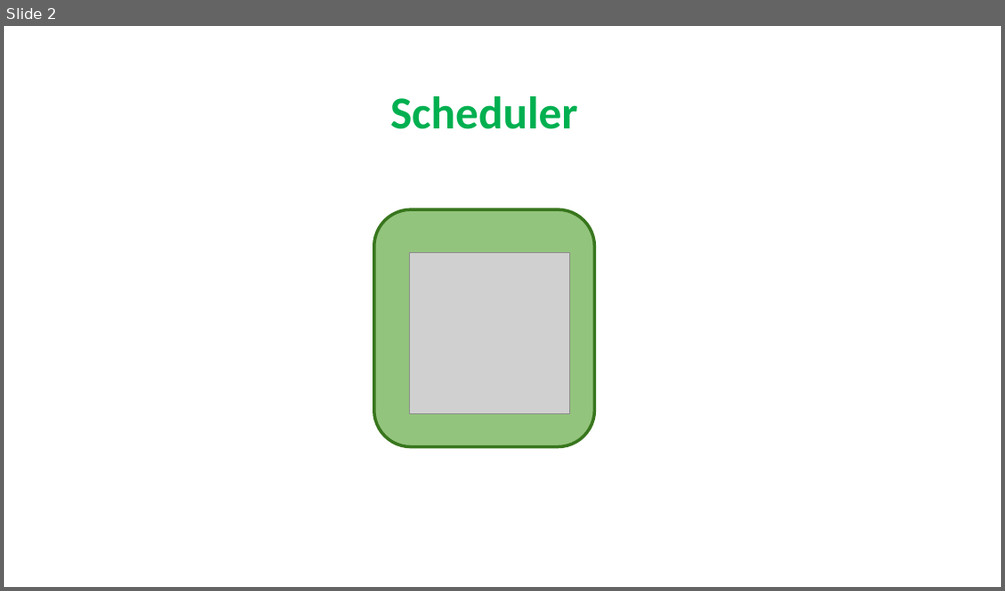
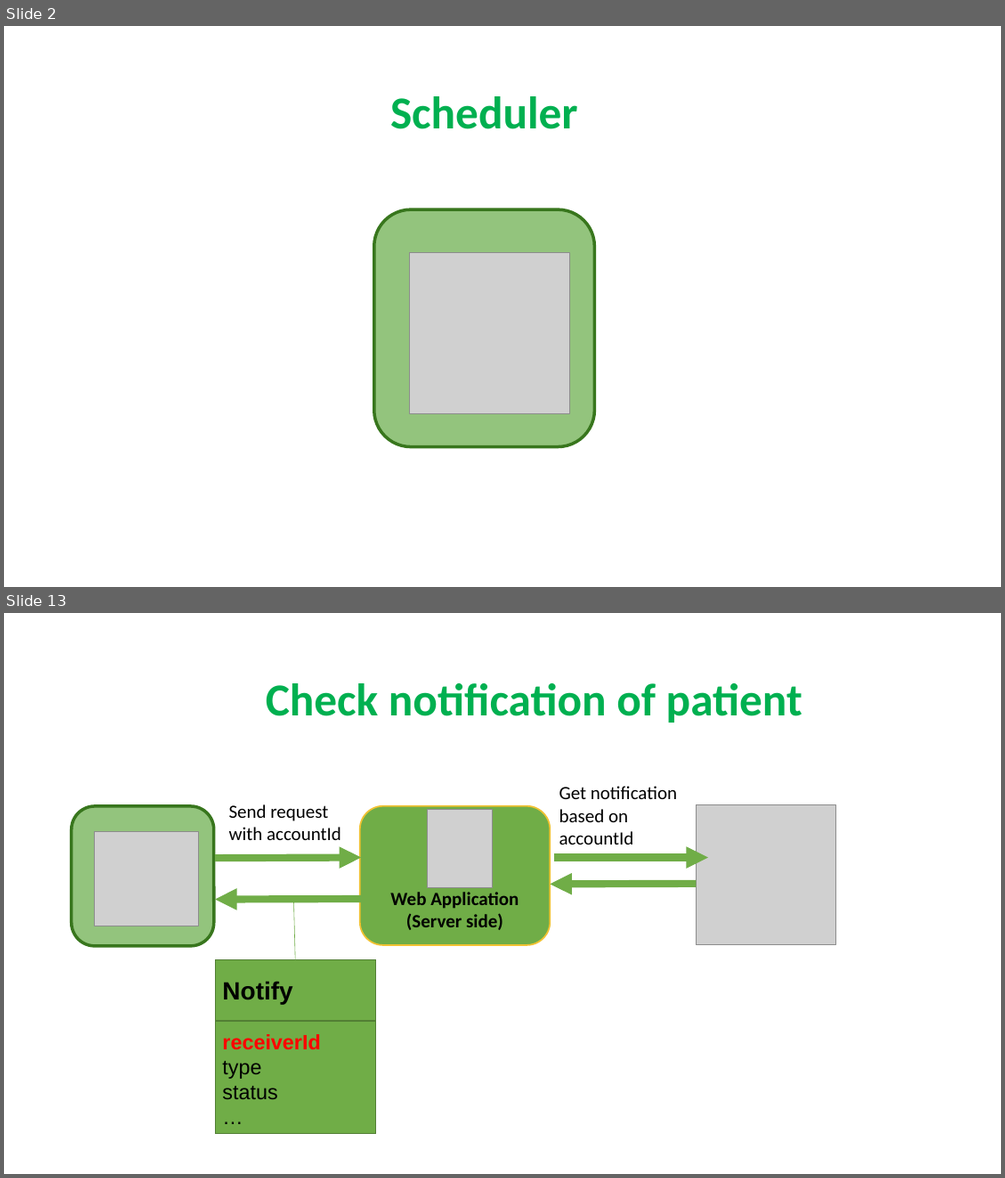
Before and after one commit to quantdse60878/HSTS, a slide deck: docs/Temperature Presentation/Khuong/khuong.pptx. Shown one above the other, each under a label of ours: slide 2 before the commit, slides 2 and 13 after it; the slides between them are not shown. The pictures are 1005x591 and 1005x1178 pixels, drawn with LibreOffice and Linux fonts; fonts in the diff are those of the drawing; grey boxes stand for pictures. Boxes give left, top, right and bottom in pixels: in the first picture for what was removed or moved away, otherwise in the second. Text is boxed around its words. In the diff, an @@ line names an element or a change of style, - is before the commit and + after.

```diff
--- a/docs/Temperature Presentation/Khuong/khuong.pptx
+++ b/docs/Temperature Presentation/Khuong/khuong.pptx
@@ slide 13 added at [4,613,1001,1174], background #FFFFFF @@
@@ text added at [266,683,802,722], 44 pt, text #00B050, bold @@
+Check notification of patient
@@ text added at [559,786,677,844], 18 pt, text #000000 @@
+Get notification based on accountId
@@ rounded rectangle added at [72,806,213,946], fill #93C47D, outline #38761D 3 pt @@
@@ text added at [229,804,341,840], 18 pt, text #000000 @@
+Send request with accountId
@@ rounded rectangle added at [360,806,550,945], fill #70AD47, outline #F1C232 1.5 pt, 18 pt, text #000000, bold @@
+Web Application
+(Server side)
@@ picture added at [428,810,493,888] @@
@@ picture added at [696,805,835,945] @@
@@ picture added at [95,831,198,926] @@
@@ arrow added from (215, 859) to (362, 858), #70AD47 7 pt @@
@@ arrow added from (554, 858) to (708, 858), #70AD47 7 pt @@
@@ arrow added from (362, 899) to (215, 900), #70AD47 7 pt @@
@@ line added from (296, 960) to (293, 900), #70AD47 0.5 pt @@
@@ arrow added from (696, 884) to (550, 884), #70AD47 7 pt @@
@@ rectangle added at [215,960,376,1021], fill #70AD47, outline #538035 1 pt, 24 pt, text #000000, bold @@
+Notify
@@ rectangle added at [215,1022,376,1134], fill #70AD47, outline #538035 1 pt, 20 pt, text #000000 @@
+receiverId
+type
+status
+…
```
Also in this commit, not shown: 1 slide changed, 12 other slides added.
